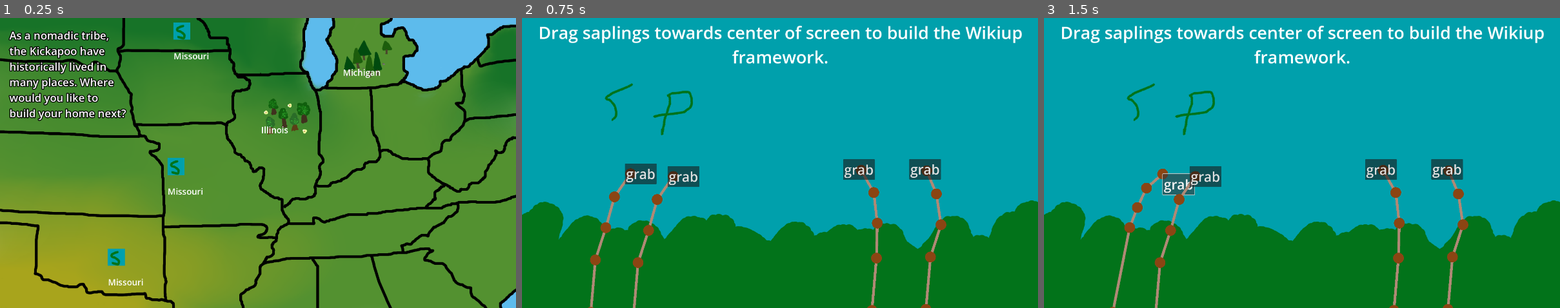
Above: before the commit, frames 1-3 (left to right).
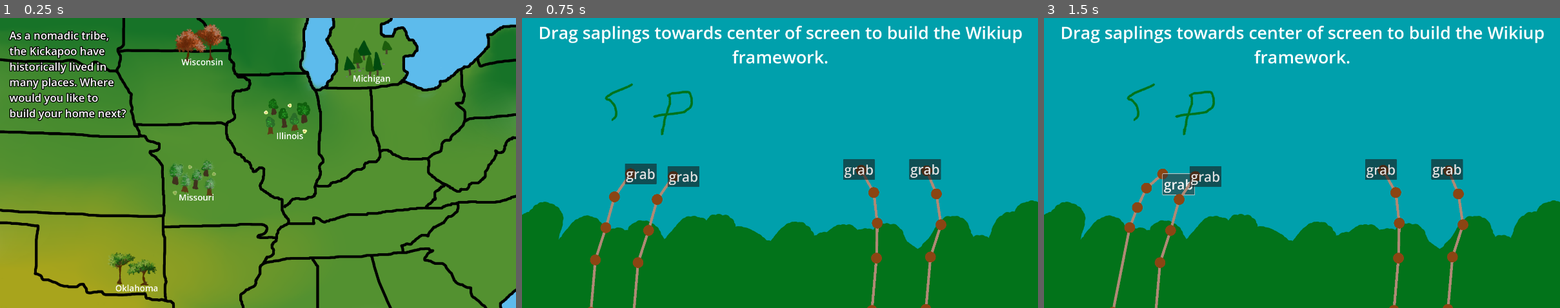
Above: after the commit, the same moments.

Repository: jadicodes/usitcc-hackathon-2025
Game: Godot game, scene res://game.tscn
Two runs of this game, one before a commit and one after it. Both use one fixed random seed, a clock stepped at 60 frames per second and the inputs below. The engine's default icon, where the game draws it, is replaced by a stand-in: a white triangle on a blue panel in a dark square.
Inputs:
- Up to frame 1 (0.25 s): no input
- Up to frame 2 (0.75 s): click "Missouri" (after the commit: "Wisconsin") at 0.5 s
- Up to frame 3 (1.5 s): click "grab" at 1.25 s

The runs differ from the first frame. In frame 1, 2.5% of the frame differs, in the area x 20-76%, y 1-95%; in frame 2, nothing differs; in frame 3, nothing differs.

Commit message:
Finish map buttons

Diff:
--- a/project/map/map.tscn
+++ b/project/map/map.tscn
@@ -6,6 +6,8 @@
 [ext_resource type="Resource" uid="uid://df50dxj18nh4s" path="res://villages/missouri.tres" id="3_4hjbm"]
 [ext_resource type="Resource" uid="uid://6a0vg4r4jn8e" path="res://villages/illinois.tres" id="5_7lyie"]
 [ext_resource type="Resource" uid="uid://dcp0v67kvysfq" path="res://villages/michigan.tres" id="5_kffv2"]
+[ext_resource type="Resource" uid="uid://c3s5dpodrygoo" path="res://villages/wisconsin.tres" id="5_kxmgb"]
+[ext_resource type="Resource" uid="uid://bgbxdetra68ow" path="res://villages/oklahoma.tres" id="6_5jdw0"]
 
 [node name="Map" type="Control"]
 layout_mode = 3
@@ -36,7 +38,7 @@
 offset_top = 17.0
 offset_right = 745.0
 offset_bottom = 117.0
-village = ExtResource("3_4hjbm")
+village = ExtResource("5_kxmgb")
 
 [node name="VillageButton3" parent="." instance=ExtResource("2_a0dt8")]
 layout_mode = 0
@@ -52,7 +54,7 @@
 offset_top = 859.0
 offset_right = 501.0
 offset_bottom = 959.0
-village = ExtResource("3_4hjbm")
+village = ExtResource("6_5jdw0")
 
 [node name="VillageButton5" parent="." instance=ExtResource("2_a0dt8")]
 layout_mode = 0
--- a/project/map/village_button.tscn
+++ b/project/map/village_button.tscn
@@ -12,10 +12,10 @@
 [node name="Name" type="Label" parent="."]
 unique_name_in_owner = true
 layout_mode = 0
-offset_left = 1.0
-offset_top = 102.0
-offset_right = 99.0
-offset_bottom = 125.0
+offset_left = 17.0
+offset_top = 124.0
+offset_right = 199.0
+offset_bottom = 169.0
 theme_override_font_sizes/font_size = 32
 text = "Placeholder"
 horizontal_alignment = 1
--- a/project/villages/missouri.tres
+++ b/project/villages/missouri.tres
@@ -2,11 +2,11 @@
 
 [ext_resource type="Script" uid="uid://dunnhnu5jvnm6" path="res://villages/village.gd" id="1_1ul08"]
 [ext_resource type="Texture2D" uid="uid://k7fkmievghne" path="res://villages/springfield_background.png" id="1_d20ri"]
-[ext_resource type="Texture2D" uid="uid://5pbv572c6mx7" path="res://villages/springfield_button.png" id="2_criam"]
+[ext_resource type="Texture2D" uid="uid://bg8wme0wuiywv" path="res://villages/missouri_button.png" id="2_hbqbc"]
 
 [resource]
 script = ExtResource("1_1ul08")
 village_name = "Missouri"
 background = ExtResource("1_d20ri")
-button_texture = ExtResource("2_criam")
+button_texture = ExtResource("2_hbqbc")
 metadata/_custom_type_script = "uid://dunnhnu5jvnm6"
--- /dev/null
+++ b/project/villages/oklahoma.tres
@@ -0,0 +1,10 @@
+[gd_resource type="Resource" script_class="Village" load_steps=3 format=3 uid="uid://bgbxdetra68ow"]
+
+[ext_resource type="Texture2D" uid="uid://b5ed7pkhaorwl" path="res://villages/oklahoma_button.png" id="1_7b63q"]
+[ext_resource type="Script" uid="uid://dunnhnu5jvnm6" path="res://villages/village.gd" id="1_w28xn"]
+
+[resource]
+script = ExtResource("1_w28xn")
+village_name = "Oklahoma"
+button_texture = ExtResource("1_7b63q")
+metadata/_custom_type_script = "uid://dunnhnu5jvnm6"
--- /dev/null
+++ b/project/villages/wisconsin.tres
@@ -0,0 +1,10 @@
+[gd_resource type="Resource" script_class="Village" load_steps=3 format=3 uid="uid://c3s5dpodrygoo"]
+
+[ext_resource type="Texture2D" uid="uid://b75ltwsnw23gb" path="res://villages/wisconsin_button.png" id="1_bv7oc"]
+[ext_resource type="Script" uid="uid://dunnhnu5jvnm6" path="res://villages/village.gd" id="1_ier4j"]
+
+[resource]
+script = ExtResource("1_ier4j")
+village_name = "Wisconsin"
+button_texture = ExtResource("1_bv7oc")
+metadata/_custom_type_script = "uid://dunnhnu5jvnm6"
Not shown: 1 places in project/map/map.tscn that only renumber resources
Binary file added: project/villages/missouri_button.png
Not shown, added: project/villages/missouri_button.png.import
Binary file added: project/villages/oklahoma_button.png
Not shown, added: project/villages/oklahoma_button.png.import
Binary file added: project/villages/wisconsin_button.png
Not shown, added: project/villages/wisconsin_button.png.import
